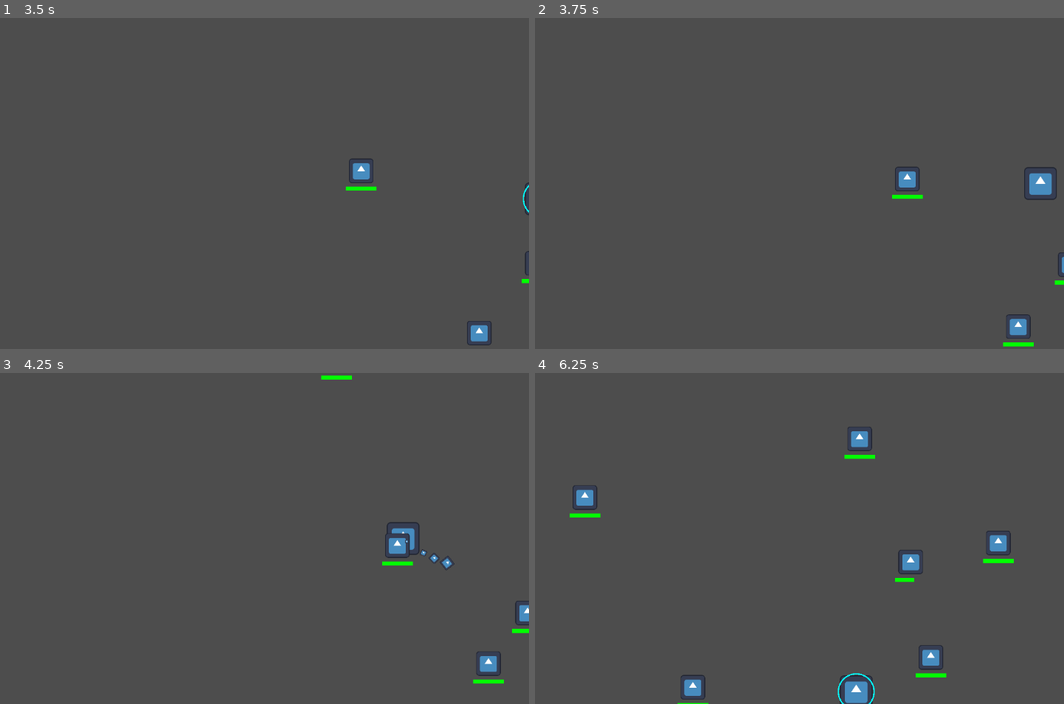
Above: before the commit, frames 1-4 (two rows, left to right).
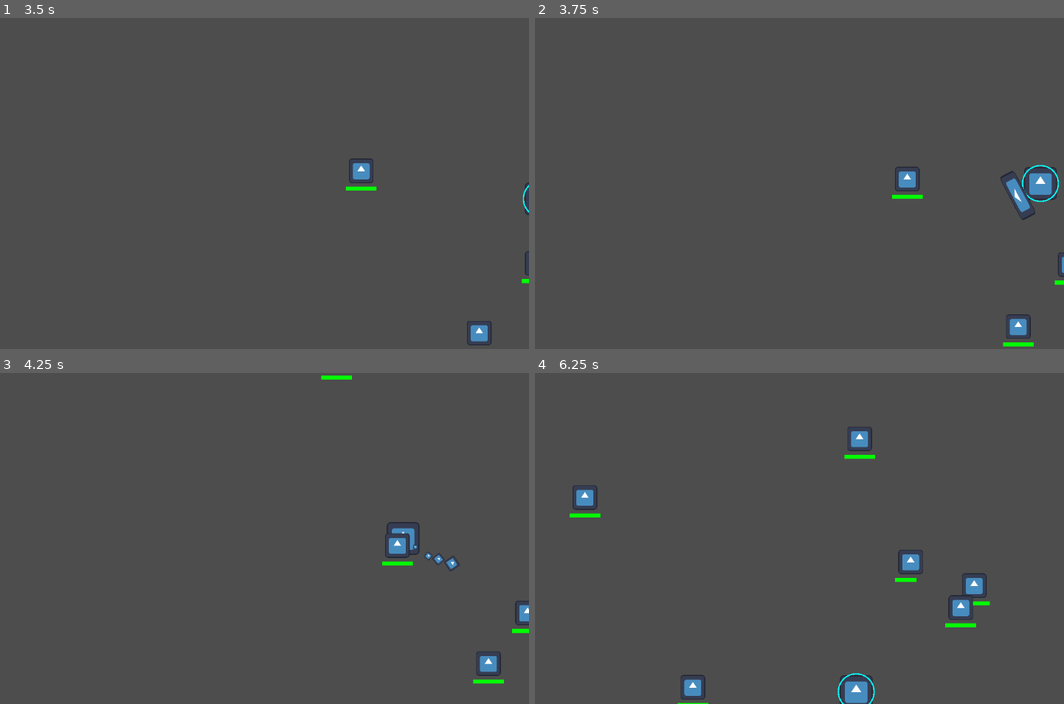
Above: after the commit, the same moments.

Repository: stoelzel/Top-down-swarm-fighting-game
Game: Godot game, scene res://Scenes/game.tscn
Same seed, same stepped clock (60 frames per second), same inputs: the game is played once before the commit and once after it. The engine's default icon, where the game draws it, is replaced by a stand-in: a white triangle on a blue panel in a dark square.
Inputs (mouse positions are in pixels of both pictures, inside the frame that each line leads up to):
- Up to frame 1 (3.5 s): tap Enter at 0.5 s; move the mouse to (365, 166) at 0.52 s; hold D (move_right) 0.53-1.28 s; hold 1 (1) 0.53-1.28 s; tap 2 (2) at 0.8, 1.35, 2.3, 2.85 s; move the mouse to (116, 200) at 1.27 s; hold S (move_down) 1.28-2.03 s; tap 1 (1) at 1.55, 3.05 s; move the mouse to (290, 110) at 2.02 s; hold D (move_right) 2.03-2.78 s; hold 1 (1) 2.03-2.78 s; move the mouse to (206, 249) at 2.77 s; hold W (move_up) from 2.78 s (still down)
- Up to frame 2 (3.75 s): move the mouse to (947, 233) at 3.52 s; release W (move_up) at 3.53 s; press the mouse at (947, 233) at 3.53 s; hold A (move_left) from 3.53 s (still down)
- Up to frame 3 (4.25 s): keep holding A (move_left); tap 2 (2) at 3.8 s
- Up to frame 4 (6.25 s): move the mouse to (593, 488) at 4.27 s; release the mouse at (593, 488) at 4.28 s; tap 1 (1) at 4.35, 5.85 s; move the mouse to (799, 538) at 5.02 s; release A (move_left) at 5.03 s; hold S (move_down) 5.03-5.78 s; hold 2 (2) 5.03-5.78 s; move the mouse to (683, 455) at 5.77 s; hold D (move_right) from 5.78 s (still down)

Frame 1 is identical in both runs. In frame 2, 0.4% of the frame differs, in the area x 88-100%, y 44-62%; in frame 3, 0.2%; in frame 4, 1.1%, in the area x 71-91%, y 47-92%.

Commit message:
fix enemy collision

Diff:
--- a/Scripts/Enemies/enemy.gd
+++ b/Scripts/Enemies/enemy.gd
@@ -78,7 +78,7 @@
 		if "type" in item:
 			if item.type == "enemy":
 				var collide_dir = (position - item.position).normalized()
-				item.velocity += -collide_dir * 2500# * delta
+				item.velocity += -collide_dir * 2500 * delta
 
 
 	#actual movement
--- a/Scripts/Weapons/weapons_manager.gd
+++ b/Scripts/Weapons/weapons_manager.gd
@@ -25,7 +25,7 @@
 
 var stored_weapon_equiped: int
 
-var stored_weapon_1: weapons = weapons.sword
+var stored_weapon_1: weapons = weapons.shield
 var stored_weapon_2: weapons = weapons.flame_thrower
 
 var primary_cooldown: float
